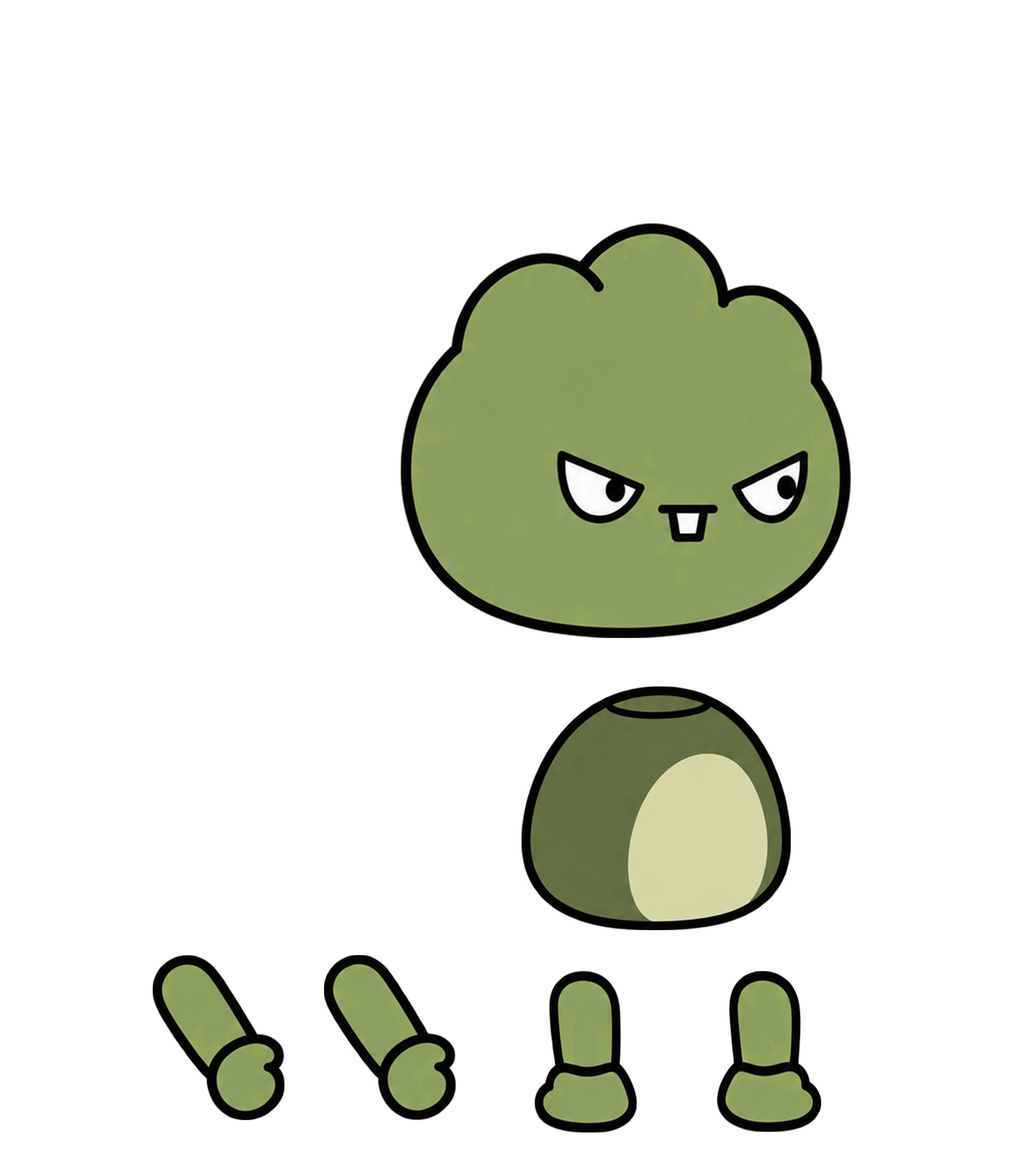
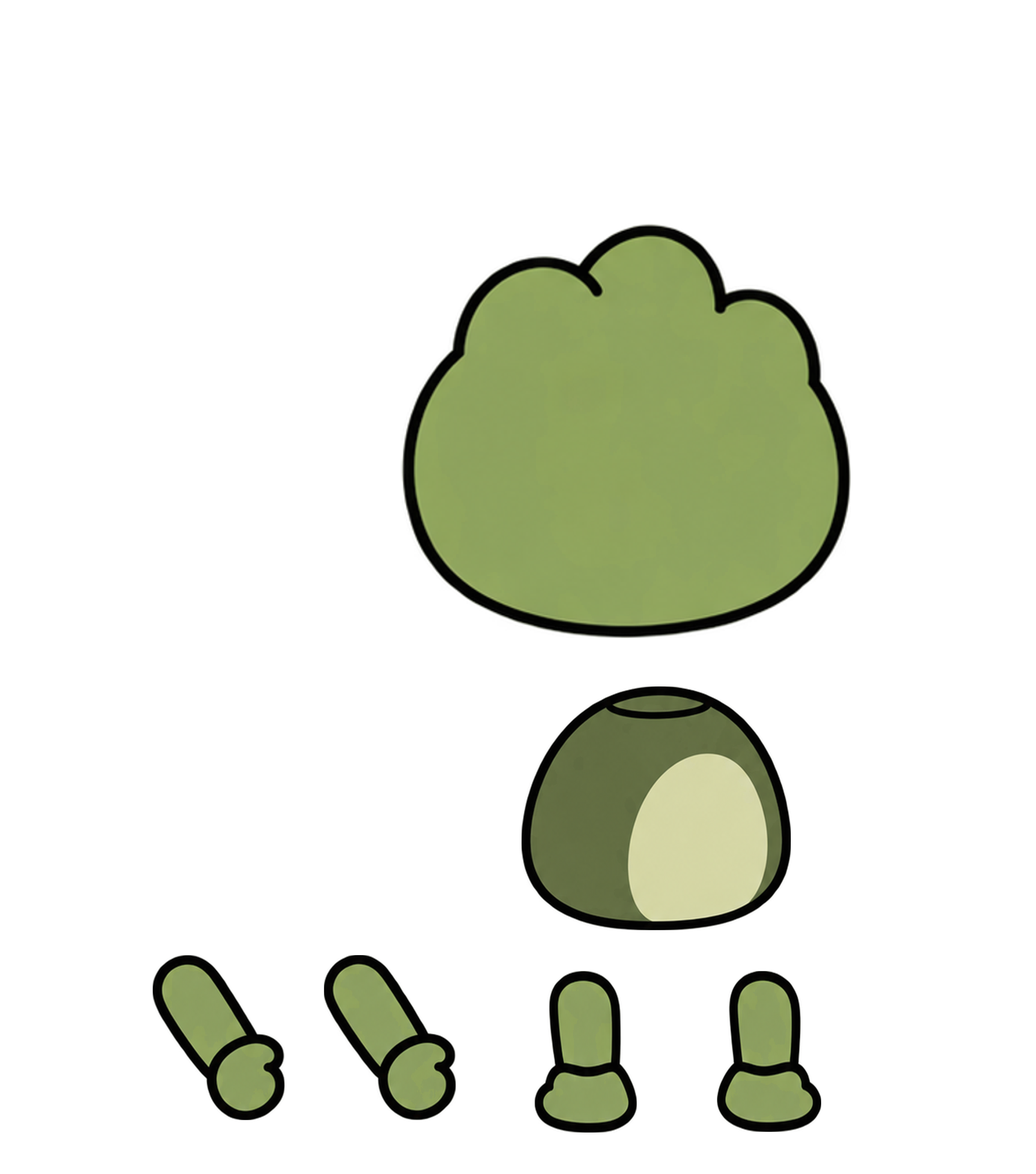
The second 1036px x 1174px image is a revision of the first. Changes to its layers:
painted on "머리" over [left=400, top=223, right=851, bottom=638]
